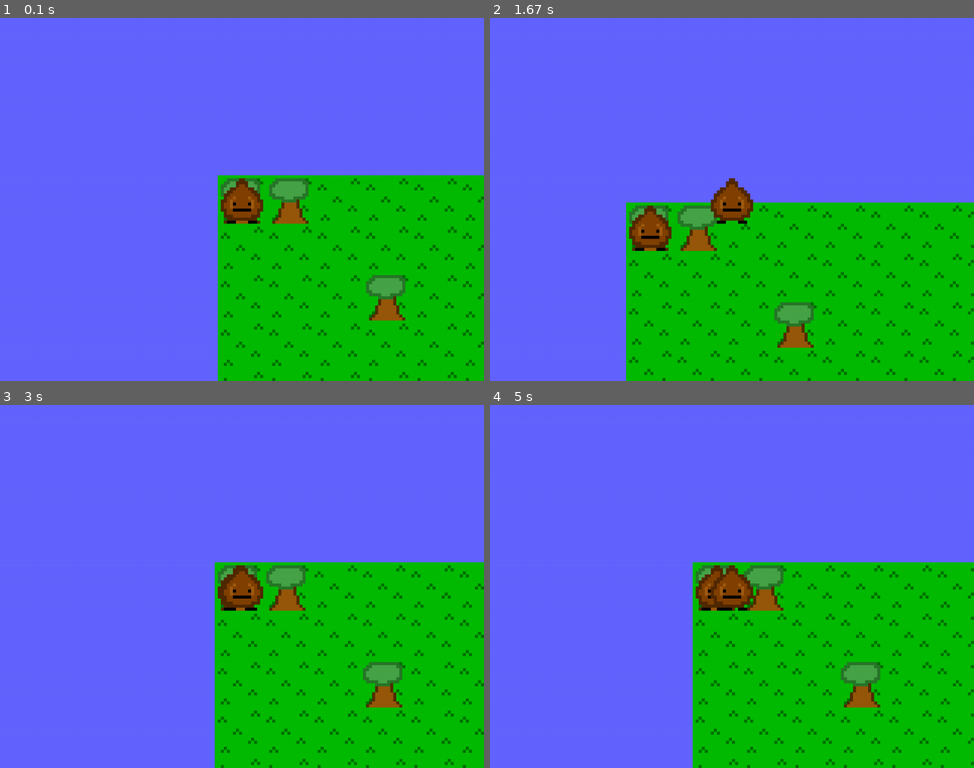
Above: before the commit, frames 1-4 (two rows, left to right).
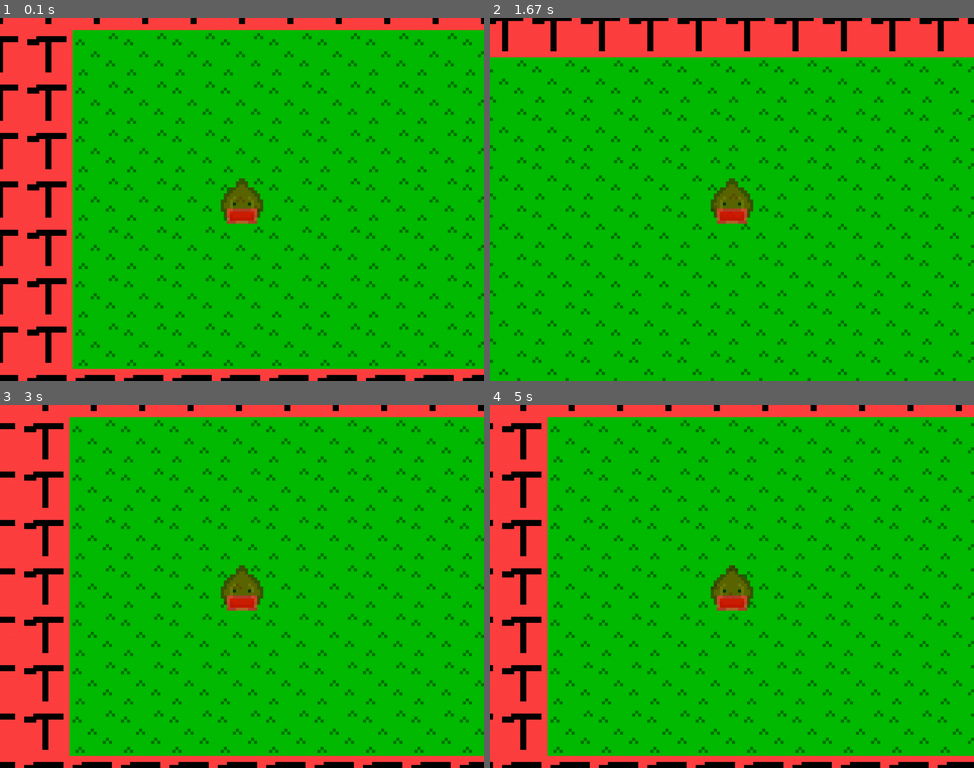
Above: after the commit, the same moments.

Repository: Touchcreator/pygame-rpg
Game: pygame game, started from main.py
The game is run twice, just before and just after one commit, with the same random seed, the same clock (stepped at 60 frames per second) and the same inputs.
Inputs:
- Up to frame 1 (0.1 s): no input
- Up to frame 2 (1.67 s): hold Right 0.33-0.8 s; hold Up 0.83-1.13 s; hold Right 1.17-1.63 s
- Up to frame 3 (3 s): hold Left 1.67-2.2 s; hold Down 2.23-2.53 s; hold Left 2.57-2.97 s
- Up to frame 4 (5 s): hold Up 3-3.37 s; hold Right 3.4-4.03 s; hold Down 4.07-4.43 s; hold Left 4.47-4.93 s; hold Right from 4.97 s (still down)

The runs differ from the first frame. In frame 1, 73% of the frame differs, in the area x 0-100%, y 0-100%; in frame 2, 68%; in frame 3, 73%; in frame 4, 72%.

Commit message:
tiles, collision, and more

Diff:
--- a/assets/maps/map1.txt
+++ b/assets/maps/map1.txt
@@ -1,8 +1,15 @@
-1 1 0 0 0 0 0 0 0 0
-0 0 0 0 0 0 0 0 0 0
-0 0 0 1 0 0 0 0 0 0
-0 0 0 0 0 0 0 0 0 0
-0 0 0 0 0 0 1 0 0 0
-0 0 0 0 0 0 0 0 0 0
-0 0 0 0 0 0 0 0 0 0
-0 0 0 0 0 0 0 0 0 0
+1 1 1 1 1 1 1 1 1 1 1 1 1 1 1 1 1 1 1
+1 1 1 1 1 1 1 1 1 1 1 1 1 1 1 1 1 1 1
+1 1 1 1 1 1 1 1 1 1 1 1 1 1 1 1 1 1 1
+1 1 1 1 1 1 1 1 1 1 1 1 1 1 1 1 1 1 1
+1 1 1 0 0 0 0 0 0 0 0 0 0 0 0 0 1 1 1
+1 1 1 0 0 0 0 0 0 0 0 0 0 0 0 0 1 1 1
+1 1 1 0 0 0 0 0 0 0 0 0 0 0 0 0 1 1 1
+1 1 1 0 0 0 0 0 0 0 0 0 0 0 0 0 1 1 1
+1 1 1 0 0 0 0 0 0 0 0 0 0 0 0 0 1 1 1
+1 1 1 0 0 0 0 0 0 0 0 0 0 0 0 0 1 1 1
+1 1 1 0 0 0 0 0 0 0 0 0 0 0 0 0 1 1 1
+1 1 1 1 1 1 1 1 1 1 1 1 1 1 1 1 1 1 1
+1 1 1 1 1 1 1 1 1 1 1 1 1 1 1 1 1 1 1
+1 1 1 1 1 1 1 1 1 1 1 1 1 1 1 1 1 1 1
+1 1 1 1 1 1 1 1 1 1 1 1 1 1 1 1 1 1 1
--- a/pygame_rpg/config.py
+++ b/pygame_rpg/config.py
@@ -1,5 +1,17 @@
 TILESIZE = 16
-TILES_PATH = "assets/img/tiles.png"
+
+# DEBUG
+DEBUG_IMG_ON = True
+
+
+
 
 SCREEN_WIDTH = 160
 SCREEN_HEIGHT = 120
+
+TILES_PATH = "assets/img/tiles.png"
+NUT_ASSETS = "assets/img/nutstill.png"
+
+if DEBUG_IMG_ON:
+    TILES_PATH = "assets/img/debug/tilesdebug.png"
+    NUT_ASSETS = "assets/img/debug/nutboxguide.png"
--- a/pygame_rpg/entity/entity.py
+++ b/pygame_rpg/entity/entity.py
@@ -16,4 +16,8 @@
 
         # draw code here
 
-        screen.blit(self.img, (self.x - camera[0] -8 + SCREEN_WIDTH / 2, self.y - camera[1] -8 + SCREEN_HEIGHT / 2))
+        displayx = self.x - camera[0] -8 + SCREEN_WIDTH / 2
+        displayy = self.y - camera[1] -8 + SCREEN_HEIGHT / 2
+
+        if (displayx >= -16 and displayx <= SCREEN_WIDTH) and (displayy >= -16 and displayy <= SCREEN_HEIGHT):
+            screen.blit(self.img, (displayx, displayy))
--- a/pygame_rpg/entity/player.py
+++ b/pygame_rpg/entity/player.py
@@ -6,31 +6,88 @@
 
 # TODO: add animation support
 
+box_x = 0
+box_y = 0
+
+# WARNING!!!
+# i spent hours on the collision code; its ass.
+# idek if god knows how these collisions work
+# its held together by paper clips
+# have fun! :3
+
 class Player(Entity):
 
     def __init__(self, x, y, img_path):
         super().__init__(x, y, img_path)
         self.speed = 1
 
+        self.col_box_x = 3
+        self.col_box_y = 11
+        self.col_box_w = 10
+        self.col_box_h = 5
+
+
+
     def update(self, event, screen: pygame.Surface, tiles_list):
 
+        global box_y, box_x
+        self.update_box_pos()
+
         keys = pygame.key.get_pressed()
+
+        tiles_collied = 0
 
         # update code here
         if keys[pygame.K_UP]:
             self.y -= self.speed
 
+            for tile in tiles_list: # down collsion
 
-        if keys[pygame.K_DOWN]:
-            self.y += self.speed
-        if keys[pygame.K_LEFT]:
+                if tile.y + 16 < box_y + self.col_box_h - 1 and tile.y + 16 > box_y - 1:
+                    if tile.x < box_x + self.col_box_w and tile.x + 16 > box_x:
+                        tiles_collied += 1
+
+            if tiles_collied:
+                self.y += self.speed
+
+
+
+        elif keys[pygame.K_LEFT]:
             self.x -= self.speed
 
             for tile in tiles_list: # left collsion
-                if tile.x + 16 <= self.x:
-                    self.speed = 0
-        if keys[pygame.K_RIGHT]:
+
+                if tile.x + 16 > box_x - 1 and tile.x + 16 < box_x + self.col_box_w + 1:
+                    if tile.y < box_y + self.col_box_h and tile.y + 16 > box_y:
+                        tiles_collied += 1
+
+            if tiles_collied:
+                self.x += self.speed
+
+        elif keys[pygame.K_RIGHT]:
             self.x += self.speed
+
+            for tile in tiles_list: # right collsion
+
+                if tile.x < box_x + self.col_box_w +1 and tile.x > box_x -1:
+                    if tile.y < box_y + self.col_box_h and tile.y + 16 > box_y :
+                        tiles_collied += 1
+
+            if tiles_collied:
+                self.x -= self.speed
+
+        elif keys[pygame.K_DOWN]:
+            self.y += self.speed
+
+            for tile in tiles_list: # down collsion
+
+                if tile.y < box_y + self.col_box_h + 1 and tile.y > box_y + 1:
+                    if tile.x < box_x + self.col_box_w and tile.x + 16 > box_x:
+                        tiles_collied += 1
+
+            if tiles_collied:
+                self.y -= self.speed
+
 
 
 
@@ -39,3 +96,8 @@
         # draw code here
 
         screen.blit(self.img, (-8 + SCREEN_WIDTH / 2, -8 + SCREEN_HEIGHT / 2))
+
+    def update_box_pos(self):
+        global box_y, box_x
+        box_x = self.x + self.col_box_x
+        box_y = self.y + self.col_box_y
--- a/pygame_rpg/entity/tile.py
+++ b/pygame_rpg/entity/tile.py
@@ -6,4 +6,6 @@
     def __init__(self, x, y, img_path, img_x, img_y, collidable):
         super().__init__(x, y, img_path)
 
+        self.collidable = collidable
+
         self.img = self.img.subsurface(img_x, img_y, 16, 16)
--- a/pygame_rpg/game.py
+++ b/pygame_rpg/game.py
@@ -45,11 +45,12 @@
         j = 0
         while i < len(tiles):
             while j < len(tiles[1]):
-                to_append = Tile(j * TILESIZE, i * TILESIZE, TILES_PATH, int(tiles[i][j]) * 16, 0, False)
+                collidable = False
+                if tiles[i][j] == "1":
+                    collidable = True
 
-                if tiles[i][j] == 1:
-                    to_append.collidable = True
-                    self.collidable_tiles.append(to_append)
+
+                to_append = Tile(j * TILESIZE, i * TILESIZE, TILES_PATH, int(tiles[i][j]) * 16, 0, collidable)
 
                 self.tiles_obj.append(to_append)
                 j += 1
@@ -57,12 +58,13 @@
             i += 1
             j = 0
 
-
-
+        for tiles in self.tiles_obj:
+            if tiles.collidable:
+                self.collidable_tiles.append(tiles)
 
         self.test = Entity(0, 0, "assets/img/nutstill.png")
 
-        self.player = Player(0, 0, "assets/img/nutstill.png")
+        self.player = Player(TILESIZE * 6, TILESIZE * 7, NUT_ASSETS)
 
         running = True
 
Binary file added: assets/img/debug/nutboxguide.png
Binary file added: assets/img/debug/tilesdebug.png
